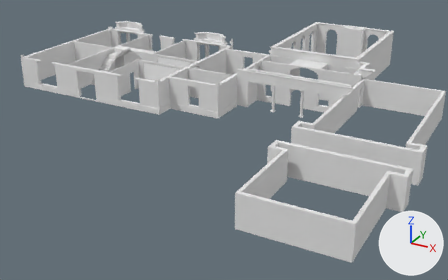
The glTF model na-project-portal/26-Projects/RB05__WestFarm/30__TrueVision__AppContent/DesignPhase01__ConceptDesign__Scheme-01/RB05__Storey__GroundFloor__ProposedWalls__MeshModel__.glb: old version first, new version second.
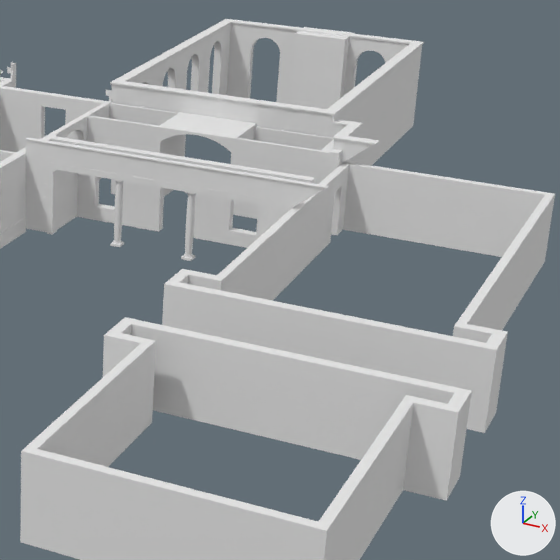
The first picture shows the older version from a 50 mm camera at (54.7, -31.3, 21.8) aimed at (26.9, 19.2, -3.4). The close-ups show the older and then the newer version on the part from 51% to 100% of the width and 5% to 84% of the height of that picture. Only the edits that show in the close-ups are written down. The lights are fixed; the arrows at lower right show +X, +Y and +Z. Vertices at exactly the same position are counted once.

In view in the first close-up: '21__ProposedBuilding__Walls::Castle_Rock-Sketchup_Hatch_Pattern-Buechel_Thin_Veneer_Stone_and_Full_Veneer_Stone_Masonry_6x6', '21__ProposedBuilding__Walls::Default' and 2 more.
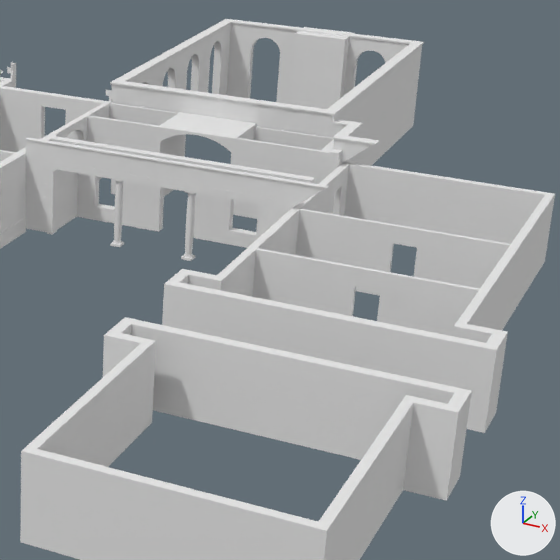
Pixel boxes [x1, y1, x2, y2] of what changed, in the close-ups (560 x 560 px):
part 1 of me_mesh_0_21__proposedbuilding__walls__default, added
    after: [296, 209, 511, 296]
part 2 of me_mesh_0_21__proposedbuilding__walls__default, added
    after: [252, 248, 479, 336]

The change in detail:
me_mesh_0_21__proposedbuilding__walls__default is used by ob_21__proposedbuilding__walls__default; location (0.0, 0.0, 0.0).
me_mesh_0_21__proposedbuilding__walls__default had 3263 vertices, 6329 faces and spanned x 4.2..47.5, y -0.1..42.6, z -0.2..4.1.
me_mesh_0_21__proposedbuilding__walls__default now has 8593 vertices, 16923 faces and spans x 4.2..47.5, y -0.1..42.6, z -0.2..4.1.
me_mesh_0_21__proposedbuilding__walls__default part 1: a new loose piece of 16 vertices spanning x 38.6..46.0, y 20.7..20.9, z 0.0..2.7, in mat_default (white #e7e7e7).
me_mesh_0_21__proposedbuilding__walls__default part 2: a new loose piece of 16 vertices spanning x 38.6..46.0, y 16.2..16.4, z 0.0..2.7, in mat_default (white #e7e7e7).
Other edits to the shape of me_mesh_0_21__proposedbuilding__walls__default do not show in these pictures.
